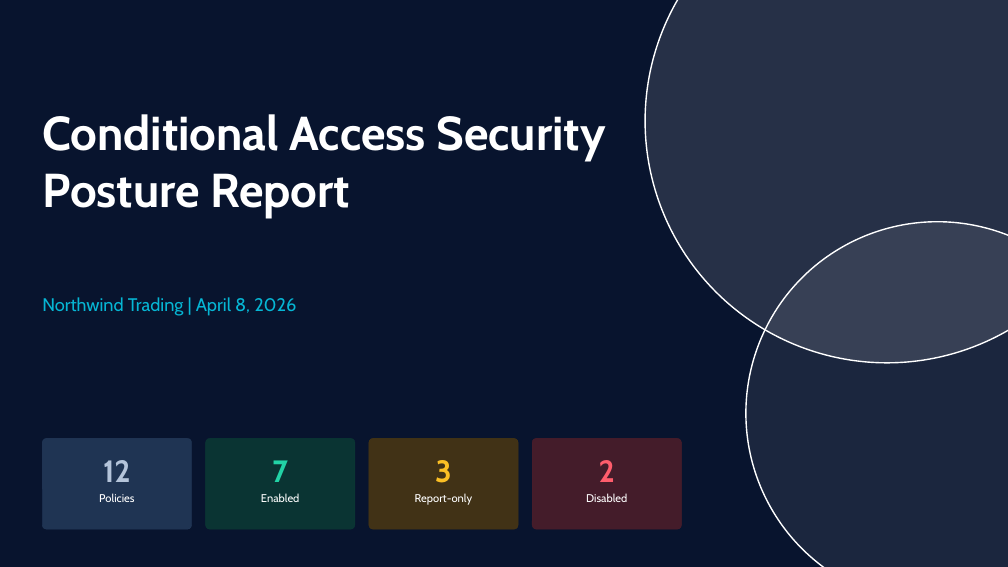
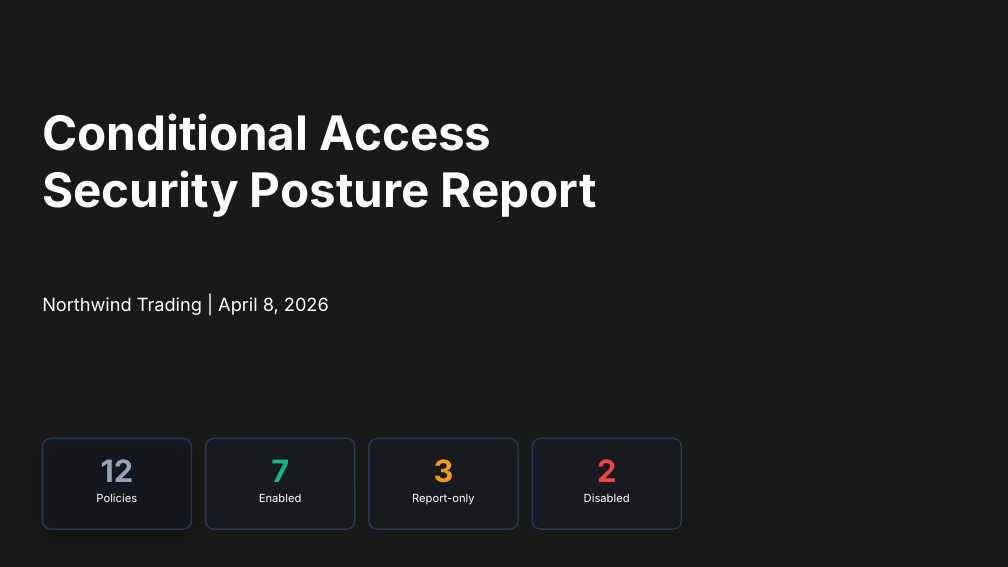
Before and after one commit to laroy-sh/ca-presentation, a slide deck: slide 1 of examples/sample/CA_Security_Posture_Report.sample.pptx. Drawn at 1008x567 pixels with LibreOffice and Linux fonts; fonts in the diff are those of the drawing; background and template pictures are left out; a plain dark background stands for a picture behind light text. Boxes give left, top, right and bottom in pixels: in the first picture for what was removed or moved away, otherwise in the second. Text is boxed around its words. In the diff, an @@ line names an element or a change of style, - is before the commit and + after.

Commit message:
feat: elevate presentation design aesthetics with glassmorphism and premium backgrounds

```diff
--- a/examples/sample/CA_Security_Posture_Report.sample.pptx
+++ b/examples/sample/CA_Security_Posture_Report.sample.pptx
@@ background #08142E to picture (left out) @@
@@ rectangle added at (x1=0, y1=0, x2=1008, y2=566), fill #000000 at 40% opacity @@
@@ ellipse removed at (x1=645, y1=0, x2=1008, y2=363) @@
@@ ellipse removed at (x1=746, y1=222, x2=1008, y2=567) @@
@@ text "Northwind Trading | April 8, ..." at (x1=42, y1=297, x2=329, y2=315): font Cabin to Inter, text colour #06B6D4 to #FFFFFF @@
@@ text "12" at (x1=101, y1=459, x2=134, y2=482): font Cabin to Inter, text colour #B4C4DA to #94A3B8 @@
@@ rounded rectangle at (x1=42, y1=438, x2=192, y2=529): fill #243A5A at 85% opacity to #161E31 at 30% opacity; outline #243A5A 0.25 pt to #293753 1 pt; shadow on; proportions changed @@
@@ text "7" at (x1=271, y1=459, x2=289, y2=482): font Cabin to Inter, text colour #22D3A6 to #10B981 @@
@@ rounded rectangle at (x1=206, y1=438, x2=355, y2=529): fill #0B3A35 at 85% opacity to #161E31 at 30% opacity; outline #0B3A35 0.25 pt to #293753 1 pt; shadow on; proportions changed @@
@@ text "3" at (x1=434, y1=459, x2=454, y2=483): font Cabin to Inter, text colour #FBBF24 to #F59E0B @@
@@ rounded rectangle at (x1=369, y1=438, x2=518, y2=529): fill #4B3812 at 85% opacity to #161E31 at 30% opacity; outline #4B3812 0.25 pt to #293753 1 pt; proportions changed @@
@@ text "2" at (x1=597, y1=459, x2=616, y2=482): font Cabin to Inter, text colour #FF5D6C to #EF4444 @@
@@ rounded rectangle at (x1=532, y1=438, x2=681, y2=529): fill #4F1E2A at 85% opacity to #161E31 at 30% opacity; outline #4F1E2A 0.25 pt to #293753 1 pt; proportions changed @@
@@ font Cabin to Inter in 5 elements at (x1=42, y1=113, x2=597, y2=217), (x1=96, y1=493, x2=137, y2=502), (x1=259, y1=494, x2=302, y2=502), (x1=412, y1=494, x2=475, y2=505), (x1=584, y1=493, x2=630, y2=502) @@
```
Also in this commit, not shown: 29 other slides changed, 40 other files.
